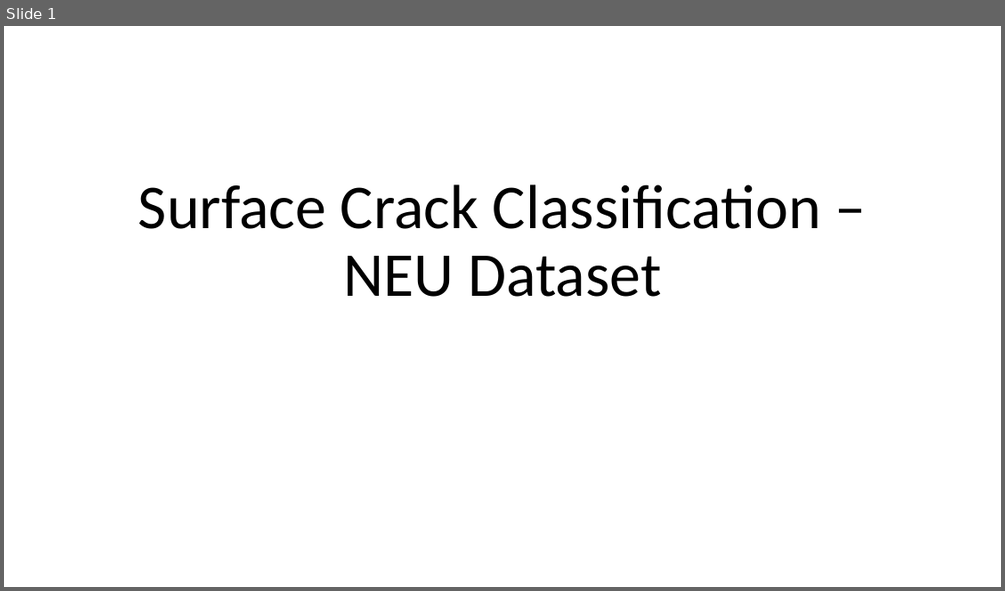
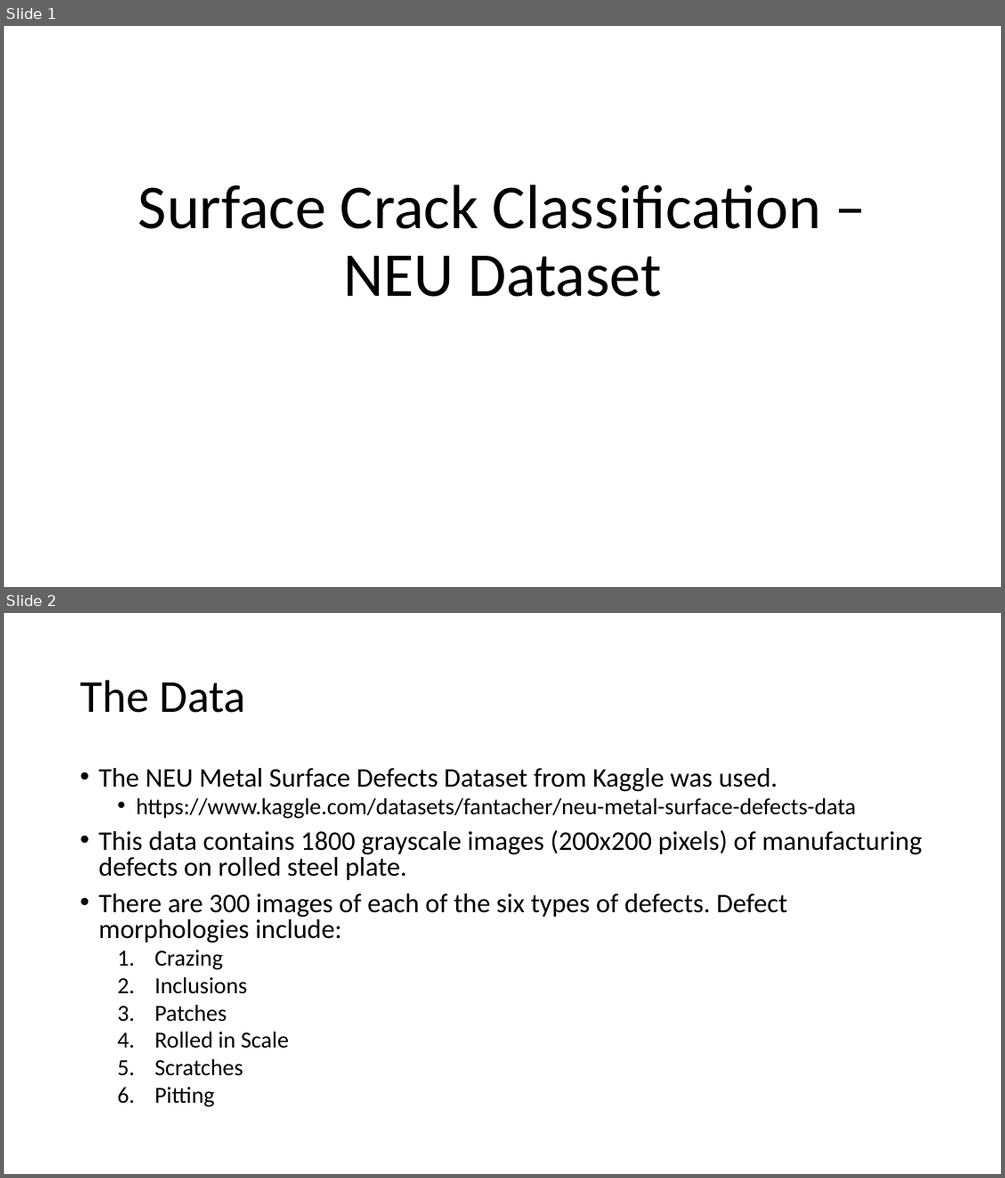
Before and after one commit to M-Matrona/IBM-Machine-Learning-Course, a slide deck: Course_5_Deep_Learning/Surface Crack Classification Project Overview.pptx. Shown one above the other, each under a label of ours: slide 1 before the commit, slides 1 and 2 after it. The pictures are 1005x591 and 1005x1178 pixels, drawn with LibreOffice and Linux fonts; fonts in the diff are those of the drawing. Boxes give left, top, right and bottom in pixels: in the first picture for what was removed or moved away, otherwise in the second. Text is boxed around its words. In the diff, an @@ line names an element or a change of style, - is before the commit and + after.

```diff
--- a/Course_5_Deep_Learning/Surface Crack Classification Project Overview.pptx
+++ b/Course_5_Deep_Learning/Surface Crack Classification Project Overview.pptx
@@ slide 2 added at (4, 613, 1001, 1174), background #FFFFFF @@
@@ title added at (80, 680, 245, 713), 44 pt, text #000000 @@
+The Data
@@ text added at (98, 768, 922, 1107), 25.9 pt, text #000000 @@
+• The NEU Metal Surface Defects Dataset from Kaggle was used.
+  • https://www.kaggle.com/datasets/fantacher/neu-metal-surface-defects-data
+• This data contains 1800 grayscale images (200x200 pixels) of manufacturing defects on rolled steel plate.
+• There are 300 images of each of the six types of defects. Defect morphologies include:
+  1. Crazing
+  2. Inclusions
+  3. Patches
+  4. Rolled in Scale
+  5. Scratches
+  6. Pitting
```
Also in this commit, not shown: 17 other slides added, 1 slide removed, 16 other files.
